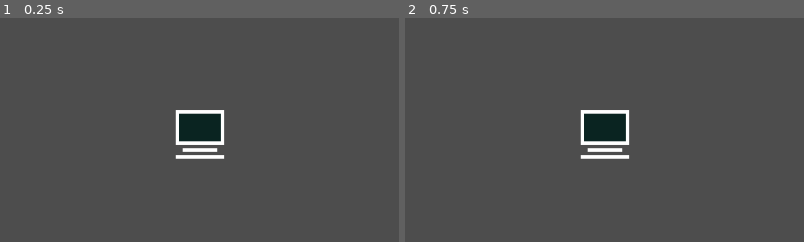
Above: before the commit, frames 1-2 (left to right).
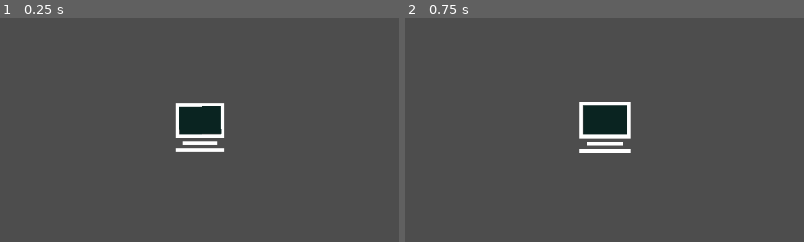
Above: after the commit, the same moments.

Repository: DscrtDv/NetClicker
Game: Godot game, scene res://Main/main.tscn
Same seed, same stepped clock (60 frames per second), same inputs: the game is played once before the commit and once after it. Before the commit the project starts from res://main.tscn.
Inputs (mouse positions are % of the whole screen's width and height, from its top left):
- Up to frame 1 (0.25 s): no input
- Up to frame 2 (0.75 s): tap Enter at 0.5 s; move the mouse to (50, 52) at 0.52 s; click (50, 52) at 0.6 s
The pictures show only the part of the screen within x 25-75%, y 26-76%; the shares and areas given below are measured in that part.

The runs differ from the first frame. In frame 1, 1.3% of the frame differs, in the area x 43-57%, y 37-63%; in frame 2, 1.7%.

Commit message:
[+] Clicker super class

Diff:
--- a/Computer/computer.gd
+++ b/Computer/computer.gd
@@ -1,4 +1,5 @@
-extends Sprite2D
+extends Clicker
+class_name Computer
 
 @onready var screen     := $Screen
 
--- a/Computer/computer.tscn
+++ b/Computer/computer.tscn
@@ -6,8 +6,7 @@
 [sub_resource type="RectangleShape2D" id="RectangleShape2D_rey4t"]
 size = Vector2(14, 14)
 
-[node name="Sprite2D" type="Sprite2D" unique_id=1444262149]
-texture = ExtResource("1_rey4t")
+[node name="Computer" type="Node2D" unique_id=2088399027]
 script = ExtResource("2_pepyb")
 
 [node name="Area2D" type="Area2D" parent="." unique_id=200707715]
@@ -15,13 +14,17 @@
 [node name="CollisionShape2D" type="CollisionShape2D" parent="Area2D" unique_id=963529623]
 shape = SubResource("RectangleShape2D_rey4t")
 
+[node name="Sprite2D" type="Sprite2D" parent="." unique_id=1444262149]
+texture = ExtResource("1_rey4t")
+
 [node name="Screen" type="ColorRect" parent="." unique_id=1805995765]
 offset_left = -6.0
 offset_top = -6.0
 offset_right = 6.0
 offset_bottom = 2.0
+rotation = -0.015260343
+mouse_filter = 2
 color = Color(0.19215687, 0.7176471, 0.6431373, 1)
 
-[connection signal="area_entered" from="Area2D" to="." method="_on_area_entered"]
 [connection signal="mouse_entered" from="Area2D" to="." method="_on_mouse_entered"]
 [connection signal="mouse_exited" from="Area2D" to="." method="_on_mouse_exited"]
--- /dev/null
+++ b/Main/clicker.gd
@@ -0,0 +1,18 @@
+extends Node2D
+class_name Clicker
+
+@export var clicker_type : String    = "Clicker"
+@export var bit_ps : int             = 0
+@export var boost : int              = 0
+@export var is_boosted : bool        = false
+
+func get_bit_ps() -> int:
+    if is_boosted:
+        return bit_ps * boost
+    return bit_ps
+
+func enable_boost() -> void:
+    is_boosted = true
+
+func disable_boost() -> void:
+    is_boosted = false
--- /dev/null
+++ b/Main/main.tscn
@@ -0,0 +1,12 @@
+[gd_scene format=3 uid="uid://dsqft3h2ibodi"]
+
+[ext_resource type="PackedScene" uid="uid://dygktvrk0wt77" path="res://Computer/computer.tscn" id="1_2w1kt"]
+
+[node name="Main" type="Node2D" unique_id=1578416008]
+
+[node name="Camera2D" type="Camera2D" parent="." unique_id=1060155789]
+position = Vector2(578, 323)
+zoom = Vector2(5, 5)
+
+[node name="Computer" parent="." unique_id=2088399027 instance=ExtResource("1_2w1kt")]
+position = Vector2(579, 323)
--- a/main.tscn
+++ /dev/null
@@ -1,12 +0,0 @@
-[gd_scene format=3 uid="uid://dsqft3h2ibodi"]
-
-[ext_resource type="PackedScene" uid="uid://dygktvrk0wt77" path="res://Computer/computer.tscn" id="1_ig7tw"]
-
-[node name="Main" type="Node2D" unique_id=1578416008]
-
-[node name="Sprite2D" parent="." unique_id=1444262149 instance=ExtResource("1_ig7tw")]
-position = Vector2(578, 325)
-
-[node name="Camera2D" type="Camera2D" parent="." unique_id=1060155789]
-position = Vector2(577, 323)
-zoom = Vector2(5, 5)
Not shown, added: Main/clicker.gd.uid
